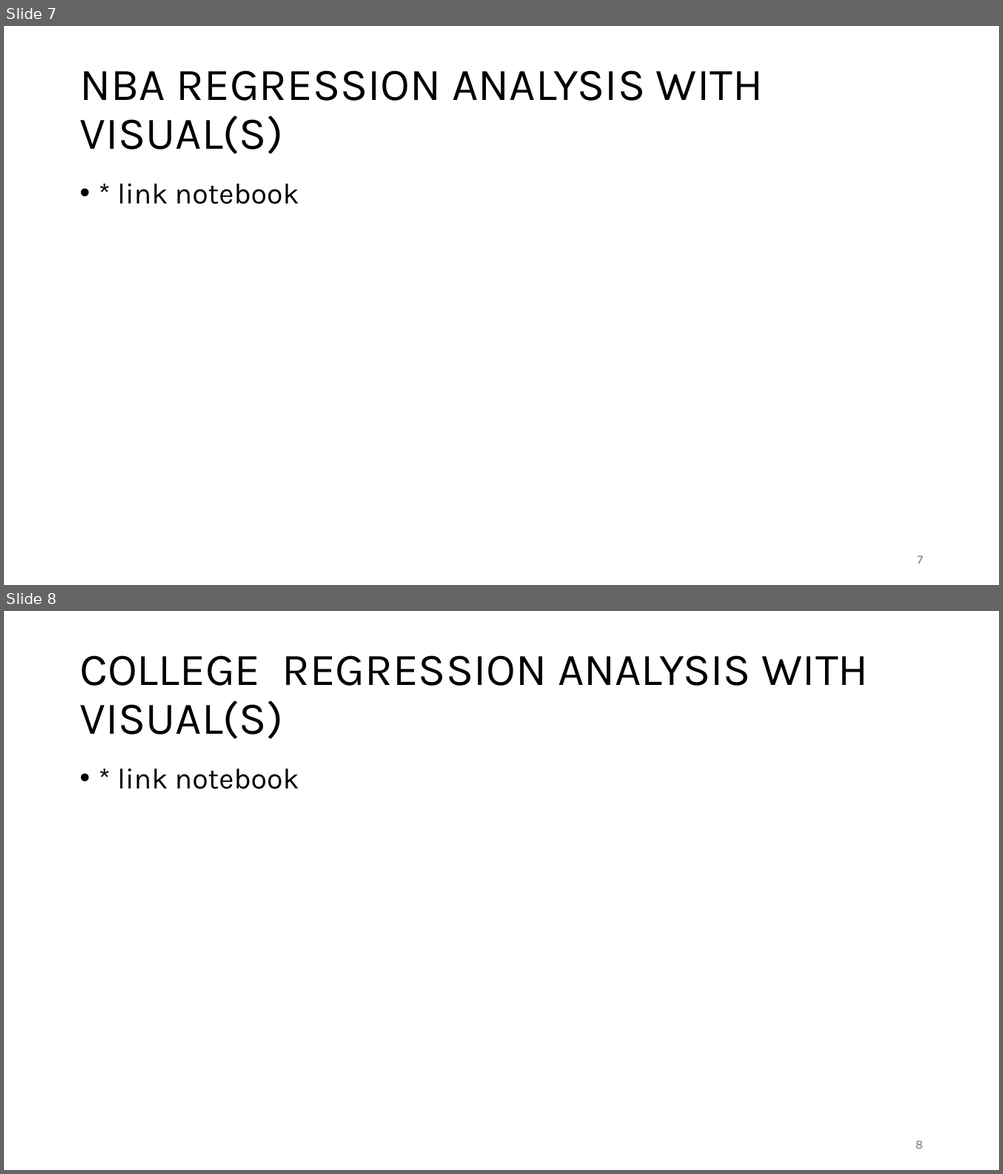
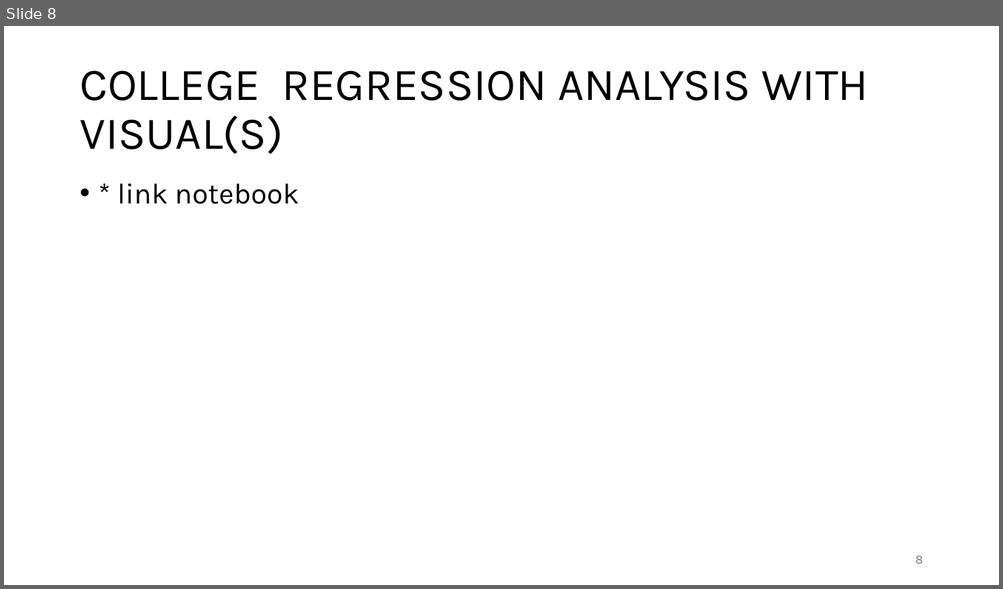
Before and after one commit to dallen014/team24_milestone1, a slide deck: deliverables/NBA_Contract_Analysis.pptx. Shown one above the other, each under a label of ours: slides 7 and 8 before the commit, slide 8 after it. The pictures are 1003x1174 and 1003x589 pixels, drawn with LibreOffice and Linux fonts; fonts in the diff are those of the drawing. Boxes give left, top, right and bottom in pixels: in the first picture for what was removed or moved away, otherwise in the second. Text is boxed around its words. In the diff, an @@ line names an element or a change of style, - is before the commit and + after.

```diff
--- a/deliverables/NBA_Contract_Analysis.pptx
+++ b/deliverables/NBA_Contract_Analysis.pptx
@@ slide 7 removed at (x1=4, y1=26, x2=999, y2=585), background #FFFFFF @@
@@ title removed at (x1=79, y1=70, x2=762, y2=154) @@
-NBA REGRESSION ANALYSIS WITH VISUAL(S)
@@ text removed at (x1=117, y1=184, x2=299, y2=204) @@
-• * link notebook
@@ page number removed at (x1=917, y1=556, x2=923, y2=564) @@
-7
```
Also in this commit, not shown: 4 slides changed, 1 slide added, 7 other files.
